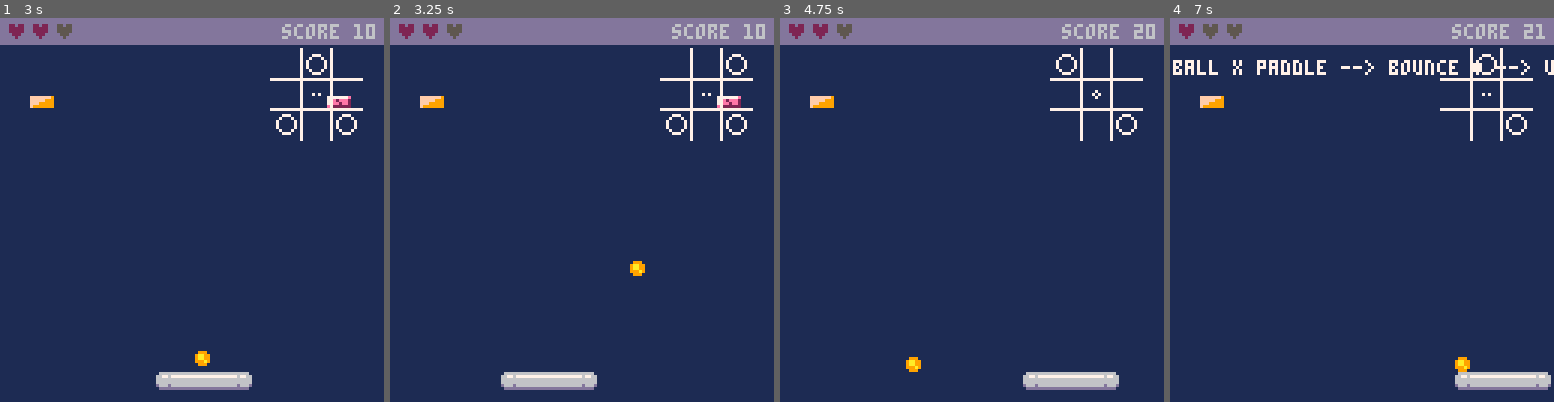
Above: before the commit, frames 1-4 (left to right).
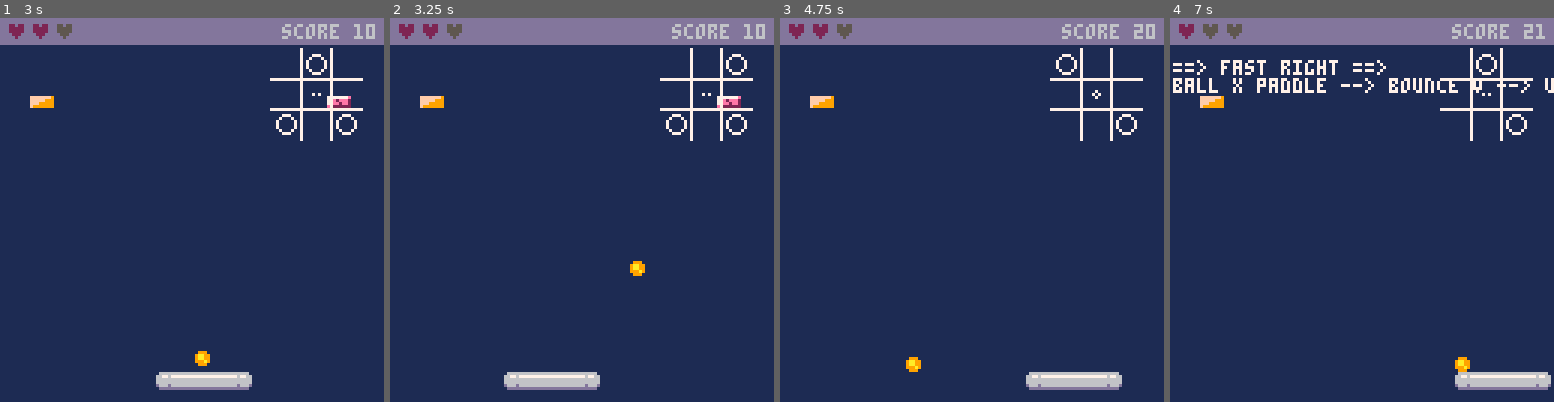
Above: after the commit, the same moments.

Repository: beetrootpaul/learning--pico8-breakout-tutorial
Game: PICO-8 cartridge breakout.p8
The game is run twice, just before and just after one commit, with the same random seed, the same clock (stepped at 60 frames per second) and the same inputs.
Inputs:
- Up to frame 1 (3 s): tap X (X key) at 0.33, 1.07, 1.85, 2.97 s; tap O (Z key) at 0.7, 1.7, 2.1, 2.5, 2.9 s; hold Right 1.6-2.1 s; hold Up 2.15-2.42 s; hold Right from 2.47 s (still down)
- Up to frame 2 (3.25 s): release Right at 3.03 s; hold Left from 3.08 s (still down)
- Up to frame 3 (4.75 s): tap O (Z key) every 0.4 s from 3.3 to 4.5 s; release Left at 3.58 s; hold Down 3.63-3.97 s; hold Right 4.02-4.68 s; tap X (X key) at 4.08 s; hold Up from 4.73 s (still down)
- Up to frame 4 (7 s): tap O (Z key) every 0.4 s from 4.9 to 6.9 s; release Up at 5.03 s; hold Left 5.08-5.68 s; tap X (X key) at 5.2, 6.32 s; hold Down 5.73-6.03 s; hold Right 6.08-6.58 s; hold Right from 6.63 s (still down)

Frame 1 is identical in both runs. In frame 2, 0.1% of the frame differs, in the area x 28-55%, y 92-97%; in frame 3, 0.1%; in frame 4, 2.5%, in the area x 0-100%, y 10-20%.

Commit message:
fast paddle affects ball' angle

Diff:
--- a/src/ball.lua
+++ b/src/ball.lua
@@ -93,17 +93,14 @@
 
 function new_ball:_handle_collision_with_game_area_edges(next_x, next_y)
     if next_x - self._r < 0 then
-        d:add_message("ball x area --> bounce H --> right")
         self._angle.right = true
         next_x = mid(0, next_x, self._game_area.w - 1)
         sfx(u.sfxs.ball_wall_bounce)
     elseif next_x + self._r > self._game_area.w - 1 then
-        d:add_message("ball x area --> bounce H --> left")
         self._angle.right = false
         next_x = mid(0, next_x, self._game_area.w - 1)
         sfx(u.sfxs.ball_wall_bounce)
     elseif next_y - self._r < 0 then
-        d:add_message("ball x area --> bounce V --> down")
         self._angle.up = false
         next_y = mid(0, next_y, self._game_area.h - 1)
         sfx(u.sfxs.ball_wall_bounce)
@@ -137,9 +134,23 @@
             else
                 d:add_message("ball x paddle --> bounce H --> right")
                 self._angle.right = true
+                if self._paddle:moves_fast_right() then
+                    d:add_message("==> fast right ==>")
+                    self._angle.low = true
+                elseif self._paddle:moves_fast_left() then
+                    d:add_message("<== fast left <==")
+                    self._angle.low = false
+                end
                 next_x = max(self._paddle.x + self._paddle.w + 1, next_x) + self:_dx()
             end
         else
+            if self._paddle:moves_fast_right() then
+                d:add_message("==> fast right ==>")
+                self._angle.low = self._angle.right
+            elseif self._paddle:moves_fast_left() then
+                d:add_message("<== fast left <==")
+                self._angle.low = not self._angle.right
+            end
             if next_y < self._paddle.y + self._paddle.h / 2 then
                 d:add_message("ball x paddle --> bounce V --> up")
                 self._angle.up = true
--- a/src/main.lua
+++ b/src/main.lua
@@ -16,25 +16,13 @@
     d:draw()
 end
 
--- TODO enumerated ball movement angles: use it for bounces and for sticky paddle and for multi-ball
-
 -- TODO debug overrides to simulate power-up take, etc, to override chances of powerup, etc
-
--- TODO make pattern lines start left (instead of centered independently), because later I will need to easily find surrounding bricks by indices
-
--- TODO ball vs paddle bounce angle affected by paddle dx
--- TODO bounce angles only aligned with integer values (i.e. 2x1, 1x2, 2x1)
--- TODO honor angle ball approaches the paddle, modify in relation to that
--- TODO debug constant visualisation of bounce direction?
 
 -- TODO combo chain with more and more points
 -- TODO sfx higher and higher (with upper limit) during combo chain
 -- TODO combo in status bar
 -- TODO how to reset combo? Think about it in terms of multi-ball. Paddle and wall resets?
 
--- TODO multiple levels
--- TODO continue score on levels
--- TODO level over screen similar to game over, but good job and X to continue
 -- TODO custom menu item to skip level?
 
 -- TODO hardened brick 1st hit SFX
@@ -90,10 +78,6 @@
 
 -- TODO any new SFXs and effects in them?
 
--- TODO collision on corner deflects both x and y
-
--- TODO: all levels clear screen
-
 -- TODO: music: song for start screen
 -- TODO: music: song for all levels clear screen
 -- TODO: music: short music for level clear and for no more lives
--- a/src/paddle.lua
+++ b/src/paddle.lua
@@ -3,7 +3,7 @@
         local paddle = {
             w = u.sprites.paddle.w,
             h = u.sprites.paddle.h,
-            _max_dx = 4,
+            _max_dx = 2,
             _dx = 0,
             _game_area = params.game_area,
         }
@@ -22,11 +22,19 @@
     self._dx = self._max_dx
 end
 
+function new_paddle:moves_fast_left()
+    return self._dx < -self._max_dx * 0.4
+end
+
+function new_paddle:moves_fast_right()
+    return self._dx > self._max_dx * 0.4
+end
+
 function new_paddle:update()
-    self._dx = 0.5 * self._dx
     --d:add_message("p.dx=" .. self._dx)
     self.x = self.x + self._dx
     self.x = mid(0, self.x, self._game_area.w - 1 - self.w)
+    self._dx = 0.6 * self._dx
 end
 
 function new_paddle:draw()
